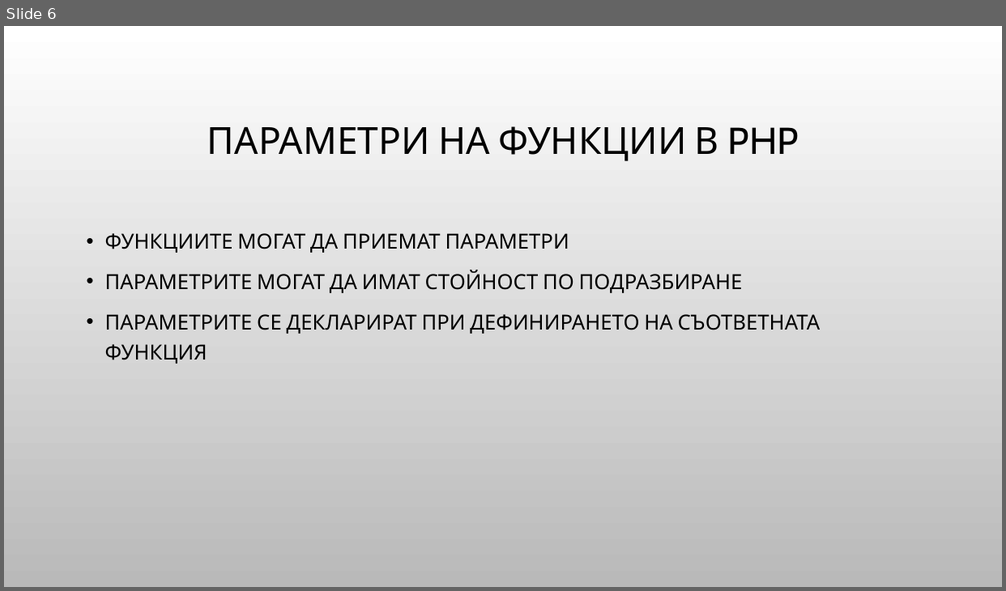
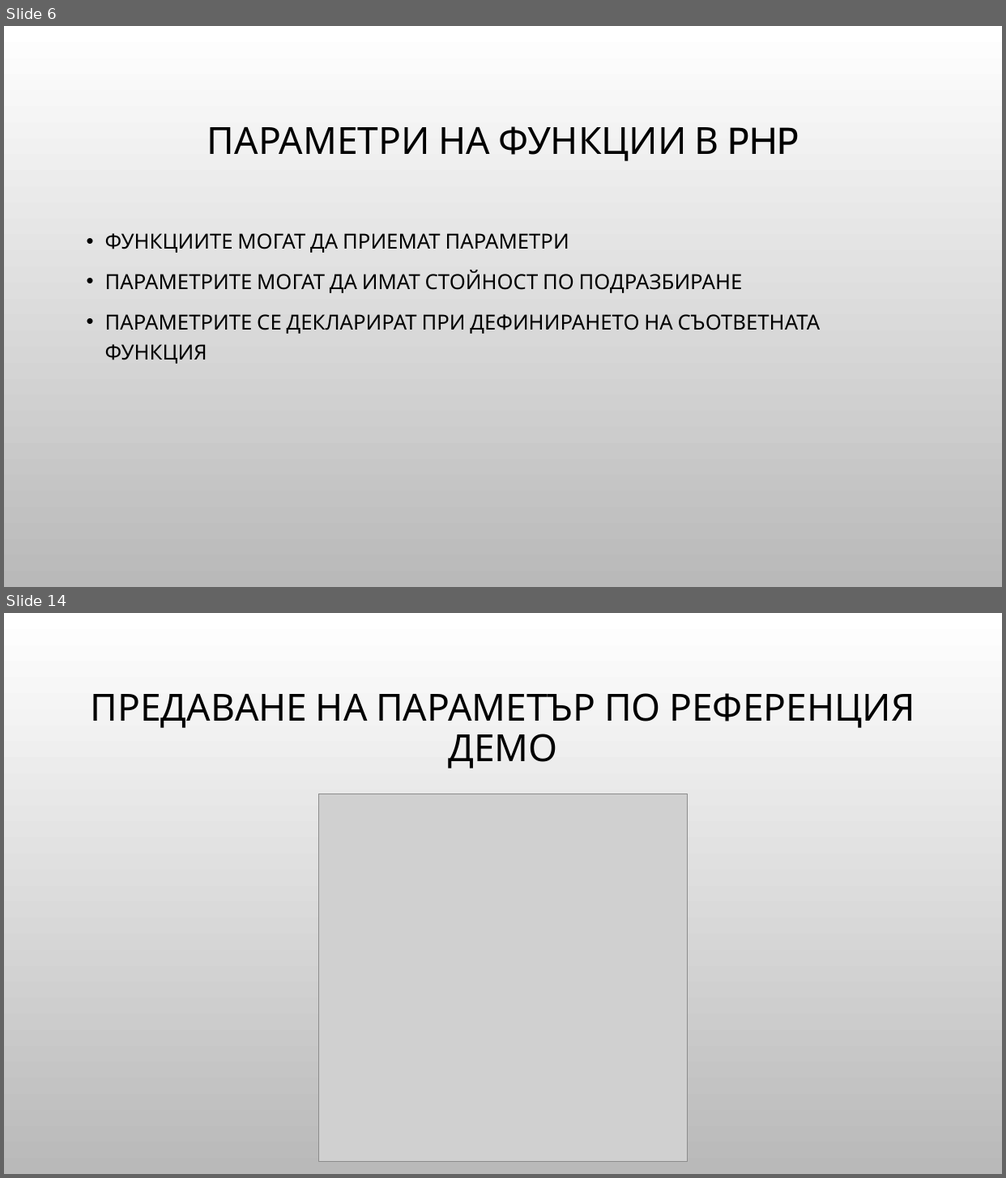
Before and after one commit to Bilyukov/php-mysql-course, a slide deck: 06.php-bacics-4.pptx. Shown one above the other, each under a label of ours: slide 6 before the commit, slides 6 and 14 after it; the slides between them are not shown. The pictures are 1006x591 and 1006x1178 pixels, drawn with LibreOffice and Linux fonts; fonts in the diff are those of the drawing; grey boxes stand for pictures; background and template pictures are left out. Boxes give left, top, right and bottom in pixels: in the first picture for what was removed or moved away, otherwise in the second. Text is boxed around its words. In the diff, an @@ line names an element or a change of style, - is before the commit and + after.

```diff
--- a/06.php-bacics-4.pptx
+++ b/06.php-bacics-4.pptx
@@ slide 14 added at [4, 613, 1002, 1174], background picture (left out) @@
@@ title added at [90, 693, 914, 769], 36 pt, text #000000 @@
+ПРЕДАВАНЕ НА ПАРАМЕТЪР ПО РЕФЕРЕНЦИЯ ДЕМО
@@ picture added at [318, 794, 688, 1161] @@
```
Also in this commit, not shown: 15 other slides added, 5 other files.
